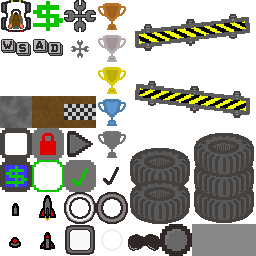
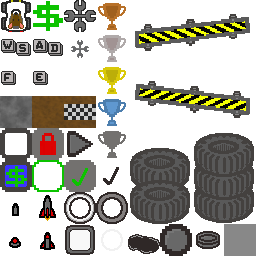
Two versions of the same layered image (256×256). Layer-by-layer changes:
painted on "placeholders.png" over bbox(1, 71, 224, 256)
